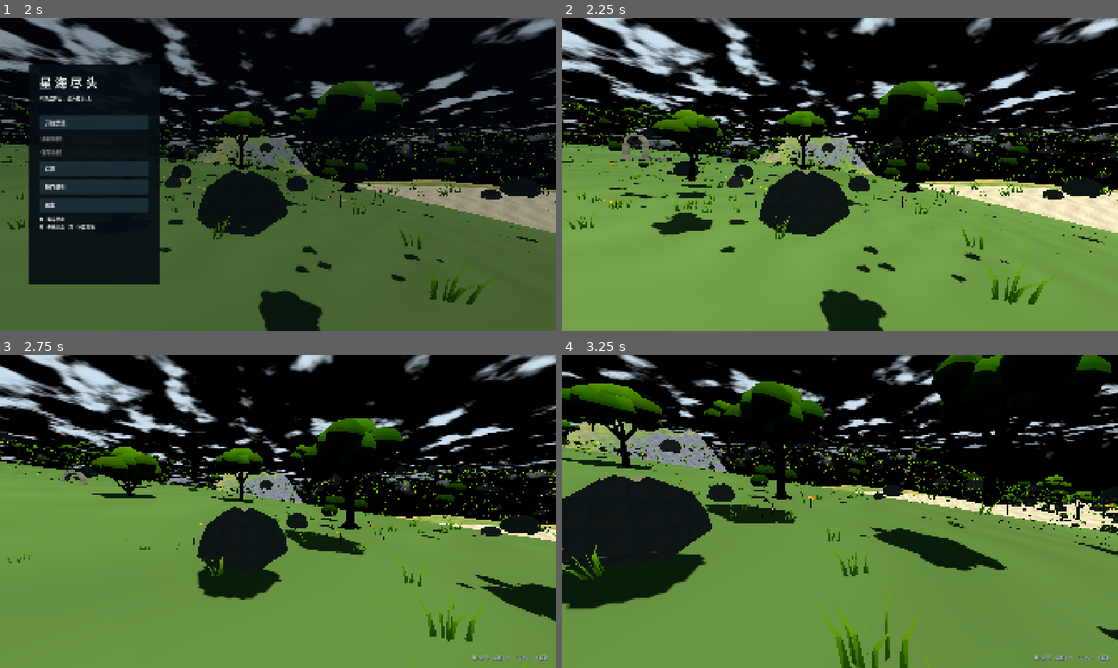
Above: before the commit, frames 1-4 (two rows, left to right).
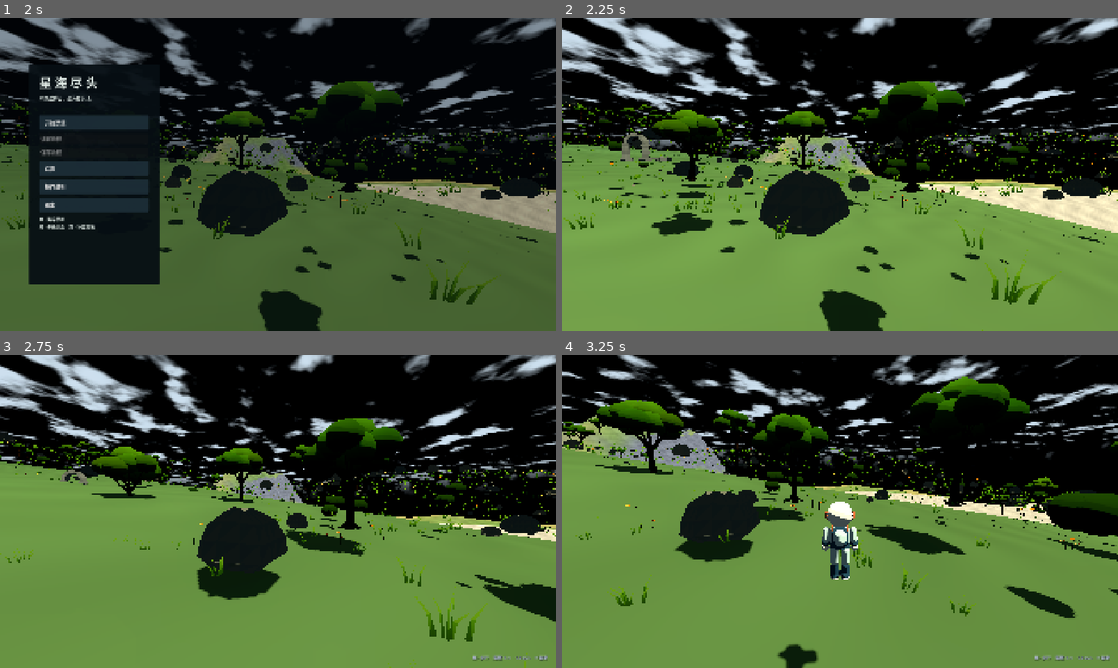
Above: after the commit, the same moments.

Repository: pluchon/star_sea
Game: Godot game, scene res://scenes/main.tscn
The game is run twice, just before and just after one commit, with the same random seed, the same clock (stepped at 60 frames per second) and the same inputs.
Inputs (mouse positions are in pixels of both pictures, inside the frame that each line leads up to):
- Up to frame 1 (2 s): click "设置" at 0.5 s; click "保存并返回" at 1.25 s
- Up to frame 2 (2.25 s): click "开始漂流" at 2 s
- Up to frame 3 (2.75 s): no input
- Up to frame 4 (3.25 s): move the mouse to (867, 511) at 2.77 s; hold Space (jump_up) from 2.78 s (still down); hold V (toggle_perspective, bound only after the commit) from 2.78 s (still down)

Frame 1 is identical in both runs. In frame 2, 0.4% of the frame differs, in the area x 0-100%, y 26-100%; in frame 3, 0.4%; in frame 4, 27%, in the area x 0-100%, y 0-100%.

Commit message:
feat: 新增探索者模型与第一第三人称切换
使步行和飞行均可切换第三人称，并保留观察方向与旅程视角。通过球形避障和地表高度保护，减少相机进入物件或地面的问题。

Diff:
--- a/game/scenes/player.tscn
+++ b/game/scenes/player.tscn
@@ -1,10 +1,13 @@
-[gd_scene load_steps=3 format=3]
+[gd_scene load_steps=4 format=3]
 
 [ext_resource type="Script" path="res://scripts/player/player.gd" id="1_player"]
 
 [sub_resource type="CapsuleShape3D" id="Capsule_player"]
 radius = 0.3
 height = 1.75
+
+[sub_resource type="SphereShape3D" id="Sphere_camera"]
+radius = 0.22
 
 [node name="Player" type="CharacterBody3D"]
 script = ExtResource("1_player")
@@ -18,7 +21,13 @@
 [node name="Head" type="Node3D" parent="."]
 position = Vector3(0, 1.62, 0)
 
-[node name="Camera" type="Camera3D" parent="Head"]
+[node name="CameraBoom" type="SpringArm3D" parent="Head"]
+spring_length = 0.0
+margin = 0.16
+collision_mask = 3
+shape = SubResource("Sphere_camera")
+
+[node name="Camera" type="Camera3D" parent="Head/CameraBoom"]
 current = true
 fov = 75.0
 near = 0.5
--- a/game/scripts/core/input_setup.gd
+++ b/game/scripts/core/input_setup.gd
@@ -10,6 +10,7 @@
 	"descend": KEY_CTRL,
 	"run": KEY_SHIFT,
 	"toggle_fly": KEY_F,
+	"toggle_perspective": KEY_V,
 	"toggle_help": KEY_H,
 	"toggle_perf": KEY_F3,
 	"screenshot": KEY_F12,
--- a/game/scripts/core/journey_store.gd
+++ b/game/scripts/core/journey_store.gd
@@ -17,6 +17,7 @@
 	config.set_value("journey", "up", player.global_basis.y)
 	config.set_value("journey", "pitch", player.head_pitch())
 	config.set_value("journey", "mode", int(player.mode))
+	config.set_value("journey", "third_person", player.third_person)
 	config.set_value("journey", "sun", director.sun_direction)
 	var error: Error = config.save(path + ".tmp")
 	if error != OK:
@@ -34,6 +35,9 @@
 	var seed_data: Variant = config.get_value("journey", "planet_seed", null)
 	var mode_data: Variant = config.get_value("journey", "mode", null)
 	var pitch_data: Variant = config.get_value("journey", "pitch", null)
+	var perspective: Variant = config.get_value("journey", "third_person", false)
+	if not perspective is bool:
+		return ERR_INVALID_DATA
 	if not seed_data is int or not mode_data is int or (not pitch_data is float and not pitch_data is int):
 		return ERR_INVALID_DATA
 	var seed_value: int = seed_data
@@ -69,5 +73,6 @@
 	player.place_at(planet.global_position + location, forward.normalized(), up.normalized())
 	player.mode = mode as StarSeaPlayer.Mode
 	player.set_head_pitch(pitch)
+	player.set_third_person(perspective)
 	(scene.get_node("SkyDirector") as SkyDirector).sun_direction = sun.normalized()
 	return OK
--- /dev/null
+++ b/game/scripts/player/explorer_avatar.gd
@@ -0,0 +1,94 @@
+class_name ExplorerAvatar
+extends Node3D
+
+var _arms: Array[Node3D] = []
+var _legs: Array[Node3D] = []
+var _body: Node3D
+var _phase: float = 0.0
+var _materials: Dictionary = {}
+
+
+func _ready() -> void:
+	for entry: Array in [["cloth", Color(0.72, 0.79, 0.67)], ["dark", Color(0.15, 0.25, 0.28)], ["light", Color(0.91, 0.86, 0.69)], ["accent", Color(0.74, 0.36, 0.19)], ["glass", Color(0.16, 0.40, 0.48)]]:
+		var material: ShaderMaterial = ShaderMaterial.new()
+		material.shader = load("res://shaders/explorer.gdshader") as Shader
+		material.set_shader_parameter("pigment", entry[1])
+		_materials[entry[0]] = material
+	_body = Node3D.new()
+	add_child(_body)
+	_capsule(_body, Vector3(0, 1.07, 0), 0.23, 0.63, "cloth")
+	_ring(_body, Vector3(0, 0.88, 0), 0.235, 0.10, "dark")
+	_ellipsoid(_body, Vector3(0, 1.55, 0), Vector3(0.29, 0.29, 0.28), "light")
+	_ellipsoid(_body, Vector3(0, 1.55, -0.239), Vector3(0.235, 0.16, 0.085), "dark")
+	_ellipsoid(_body, Vector3(0, 1.57, -0.29), Vector3(0.195, 0.115, 0.045), "glass")
+	_ellipsoid(_body, Vector3(-0.08, 1.61, -0.326), Vector3(0.075, 0.015, 0.009), "light")
+	for side: float in [-1.0, 1.0]:
+		_ellipsoid(_body, Vector3(side * 0.28, 1.54, 0), Vector3(0.045, 0.095, 0.095), "accent")
+		var arm: Node3D = Node3D.new()
+		arm.position = Vector3(side * 0.29, 1.27, 0)
+		_body.add_child(arm)
+		_arms.append(arm)
+		_capsule(arm, Vector3(0, -0.18, 0), 0.085, 0.37, "cloth")
+		_capsule(arm, Vector3(0, -0.36, -0.025), 0.09, 0.19, "dark")
+		_capsule(arm, Vector3(0, -0.46, -0.03), 0.085, 0.17, "light")
+		var leg: Node3D = Node3D.new()
+		leg.position = Vector3(side * 0.13, 0.82, 0)
+		add_child(leg)
+		_legs.append(leg)
+		_capsule(leg, Vector3(0, -0.24, 0), 0.10, 0.47, "cloth")
+		_ellipsoid(leg, Vector3(0, -0.37, -0.08), Vector3(0.095, 0.13, 0.04), "accent")
+		_capsule(leg, Vector3(0, -0.58, 0), 0.095, 0.36, "dark")
+		_ellipsoid(leg, Vector3(0, -0.72, -0.065), Vector3(0.12, 0.105, 0.21), "dark")
+		_ellipsoid(leg, Vector3(0, -0.78, -0.065), Vector3(0.125, 0.035, 0.215), "light")
+		_capsule(_body, Vector3(side * 0.16, 1.16, 0.19), 0.035, 0.42, "accent")
+	_capsule(_body, Vector3(0, 1.10, 0.26), 0.18, 0.49, "dark")
+	_capsule(_body, Vector3(0, 1.13, 0.37), 0.13, 0.36, "cloth")
+	_ring(_body, Vector3(0, 1.36, 0), 0.17, 0.09, "accent")
+	_capsule(_body, Vector3(0.06, 1.12, -0.21), 0.04, 0.16, "accent")
+
+
+func _capsule(parent: Node3D, location: Vector3, radius_value: float, height: float, pigment: String) -> void:
+	var mesh: CapsuleMesh = CapsuleMesh.new()
+	mesh.radius = radius_value
+	mesh.height = maxf(height, radius_value * 2.0)
+	mesh.radial_segments = 12
+	mesh.rings = 4
+	_part(parent, mesh, location, Vector3.ONE, pigment)
+
+
+func _ring(parent: Node3D, location: Vector3, radius_value: float, height: float, pigment: String) -> void:
+	var mesh: CylinderMesh = CylinderMesh.new()
+	mesh.top_radius = radius_value
+	mesh.bottom_radius = radius_value
+	mesh.height = height
+	mesh.radial_segments = 16
+	_part(parent, mesh, location, Vector3.ONE, pigment)
+
+
+func _ellipsoid(parent: Node3D, location: Vector3, size: Vector3, pigment: String) -> void:
+	var mesh: SphereMesh = SphereMesh.new()
+	mesh.radius = 1.0
+	mesh.height = 2.0
+	mesh.radial_segments = 20
+	mesh.rings = 10
+	_part(parent, mesh, location, size, pigment)
+
+
+func _part(parent: Node3D, mesh: Mesh, location: Vector3, size: Vector3, pigment: String) -> void:
+	var visual: MeshInstance3D = MeshInstance3D.new()
+	visual.mesh = mesh
+	visual.position = location
+	visual.scale = size
+	visual.material_override = _materials[pigment]
+	parent.add_child(visual)
+
+
+func animate(delta: float, local_velocity: Vector3, flying: bool, grounded: bool) -> void:
+	var speed: float = Vector2(local_velocity.x, local_velocity.z).length()
+	_phase += delta * minf(speed, 8.0) * 2.7
+	var swing: float = sin(_phase) * minf(speed / 4.0, 1.3) * 0.48 if grounded and not flying else 0.0
+	_body.position.y = absf(sin(_phase)) * minf(speed / 4.0, 1.0) * 0.025 if grounded and not flying else 0.0
+	for index: int in 2:
+		var side: float = -1.0 if index == 0 else 1.0
+		_arms[index].rotation = Vector3(swing * side - (0.22 if flying else 0.06), 0, side * (0.28 if flying else 0.08))
+		_legs[index].rotation.x = -swing * side + (0.16 if flying or not grounded else 0.0)
--- a/game/scripts/player/player.gd
+++ b/game/scripts/player/player.gd
@@ -7,13 +7,21 @@
 var controls_enabled: bool = true
 var simulated_forward: bool = false
 var altitude: float = 0.0
+var third_person: bool = false
 var _waiting_for_ground: bool = true
 var _planet: Planet
 @onready var _head: Node3D = $Head
-@onready var camera: Camera3D = $Head/Camera
+@onready var camera: Camera3D = $Head/CameraBoom/Camera
+@onready var camera_boom: SpringArm3D = $Head/CameraBoom
+var explorer: ExplorerAvatar
 
 
 func _ready() -> void:
+	camera_boom.add_excluded_object(get_rid())
+	explorer = ExplorerAvatar.new()
+	explorer.name = "Explorer"
+	add_child(explorer)
+	set_third_person(false)
 	_planet = get_tree().get_first_node_in_group("planets") as Planet
 	var up: Vector3 = _planet.site["direction"]
 	var forward: Vector3 = _planet.site["forward"]
@@ -54,6 +62,38 @@
 		elif altitude <= 2.0 and _planet.noise.height((global_position - _planet.global_position).normalized()) > 0.0:
 			_start_walking()
 		velocity = Vector3.ZERO
+	elif event.is_action_pressed("toggle_perspective"):
+		set_third_person(not third_person)
+
+
+func set_third_person(enabled: bool) -> void:
+	third_person = enabled
+	camera_boom.spring_length = 4.5 if enabled else 0.0
+	camera.position = Vector3(0, 0, 4.5 if enabled else 0.0)
+	explorer.visible = enabled
+
+
+func _process(delta: float) -> void:
+	if third_person and _planet != null:
+		var offset: Vector3 = camera.global_position - _planet.global_position
+		if offset.length() < _planet.surface_radius(offset.normalized()) + 0.3:
+			# 快速降落时物理地形可能尚未就绪，仍按共享高度函数缩短相机距离。
+			var start: Vector3 = _head.global_position
+			var movement: Vector3 = camera.global_position - start
+			var low: float = 0.0
+			var high: float = 1.0
+			for iteration: int in 10:
+				var middle: float = (low + high) * 0.5
+				var point: Vector3 = start + movement * middle - _planet.global_position
+				if point.length() < _planet.surface_radius(point.normalized()) + 0.3:
+					high = middle
+				else:
+					low = middle
+			camera.global_position = start + movement * low
+	# 相机受阻收回到头部附近时隐藏身体，避免头盔遮住整个视野。
+	explorer.visible = third_person and camera.global_position.distance_to(_head.global_position) > 0.75
+	if explorer.visible:
+		explorer.animate(delta, global_basis.inverse() * velocity, mode == Mode.FLY, is_on_floor())
 
 
 func _physics_process(delta: float) -> void:
@@ -62,6 +102,9 @@
 	var distance: float = offset.length()
 	var up: Vector3 = offset / maxf(distance, 0.001)
 	altitude = distance - _planet.surface_radius(up)
+	# 近地缩短裁剪范围，使近物可见；太空保留足够的近裁剪距离，避免超大远近比使视锥退化。
+	camera.near = 0.15 if altitude < 5000.0 else 0.5
+	camera.far = 200000.0 if altitude < 5000.0 else 3000000.0
 	if mode == Mode.WALK:
 		up_direction = up
 		_align_to_up(up, delta)
--- /dev/null
+++ b/game/shaders/explorer.gdshader
@@ -0,0 +1,11 @@
+shader_type spatial;
+#include "res://shaders/toon_light.gdshaderinc"
+global uniform float rim_strength;
+uniform vec4 pigment : source_color = vec4(0.8, 0.8, 0.7, 1.0);
+
+void fragment() {
+	ALBEDO = pigment.rgb;
+	ROUGHNESS = 1.0;
+	float rim = pow(1.0 - clamp(dot(NORMAL, VIEW), 0.0, 1.0), 4.0);
+	EMISSION = ALBEDO * rim * rim_strength;
+}
Not shown, added: game/scripts/player/explorer_avatar.gd.uid
Not shown, added: game/shaders/explorer.gdshader.uid
